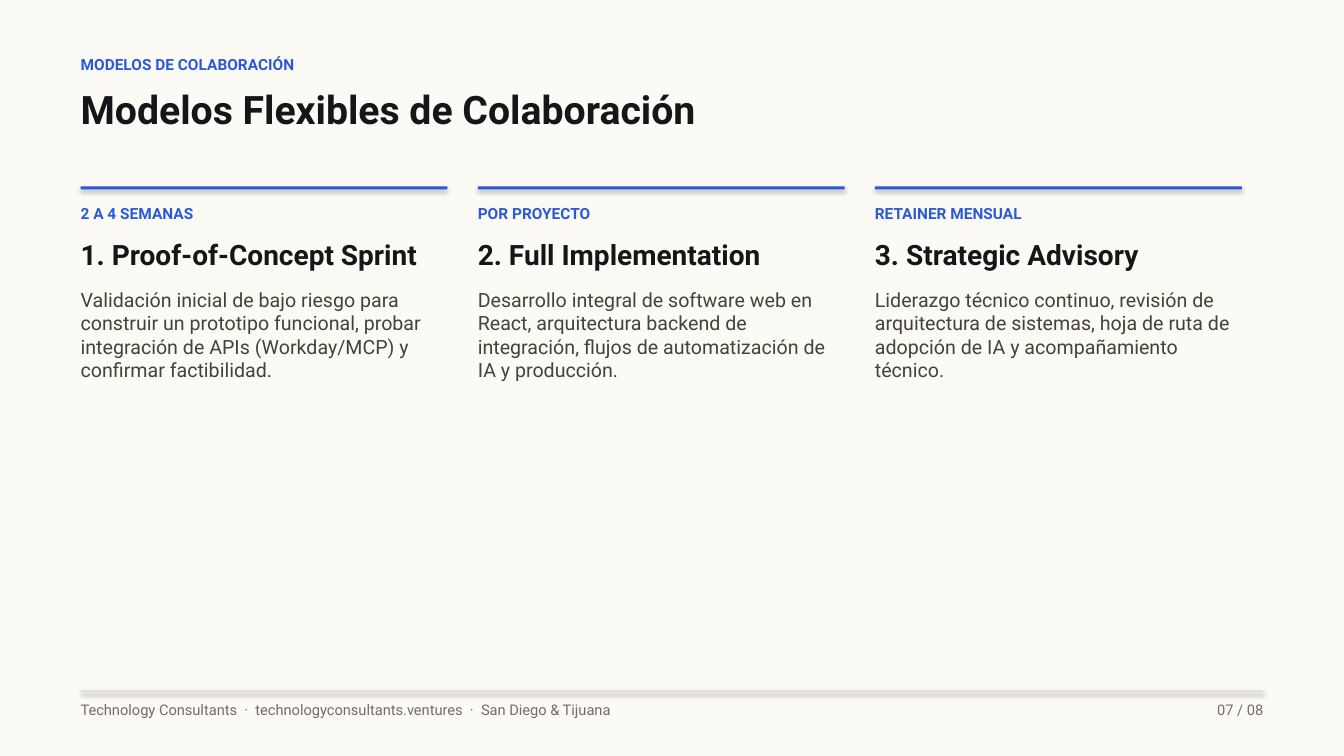
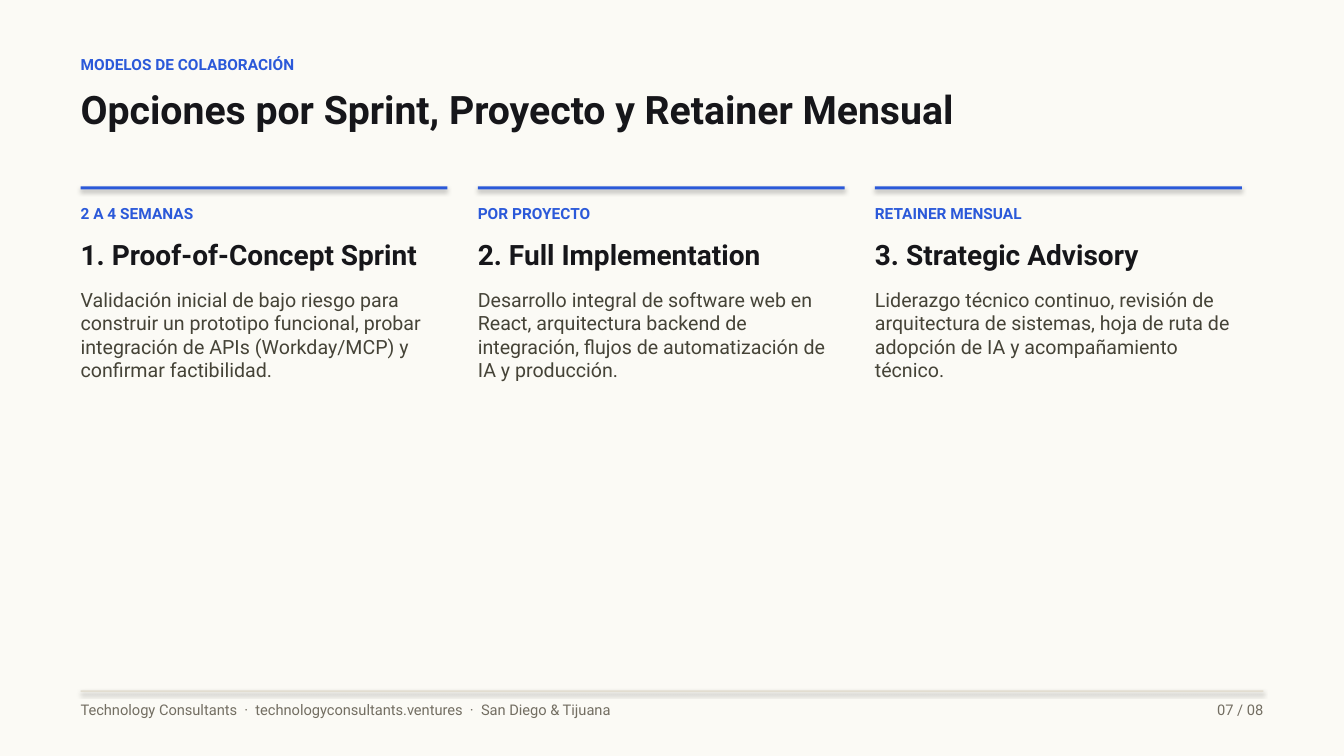
Before and after one commit to rguido198/TechnologyConsultantsVentures, a slide deck: slide 7 of Technology_Consultants_A_Quien_Enviarme_MX.pptx. Drawn at 1344x756 pixels with LibreOffice and Linux fonts; fonts in the diff are those of the drawing. Boxes give left, top, right and bottom in pixels: in the first picture for what was removed or moved away, otherwise in the second. Text is boxed around its words. In the diff, an @@ line names an element or a change of style, - is before the commit and + after.

```diff
--- a/Technology_Consultants_A_Quien_Enviarme_MX.pptx
+++ b/Technology_Consultants_A_Quien_Enviarme_MX.pptx
@@ text at bbox=[81, 94, 954, 133]: text changed @@
-Modelos Flexibles de Colaboración
+Opciones por Sprint, Proyecto y Retainer Mensual
```
Also in this commit, not shown: 7 other slides changed, 1 other file.
